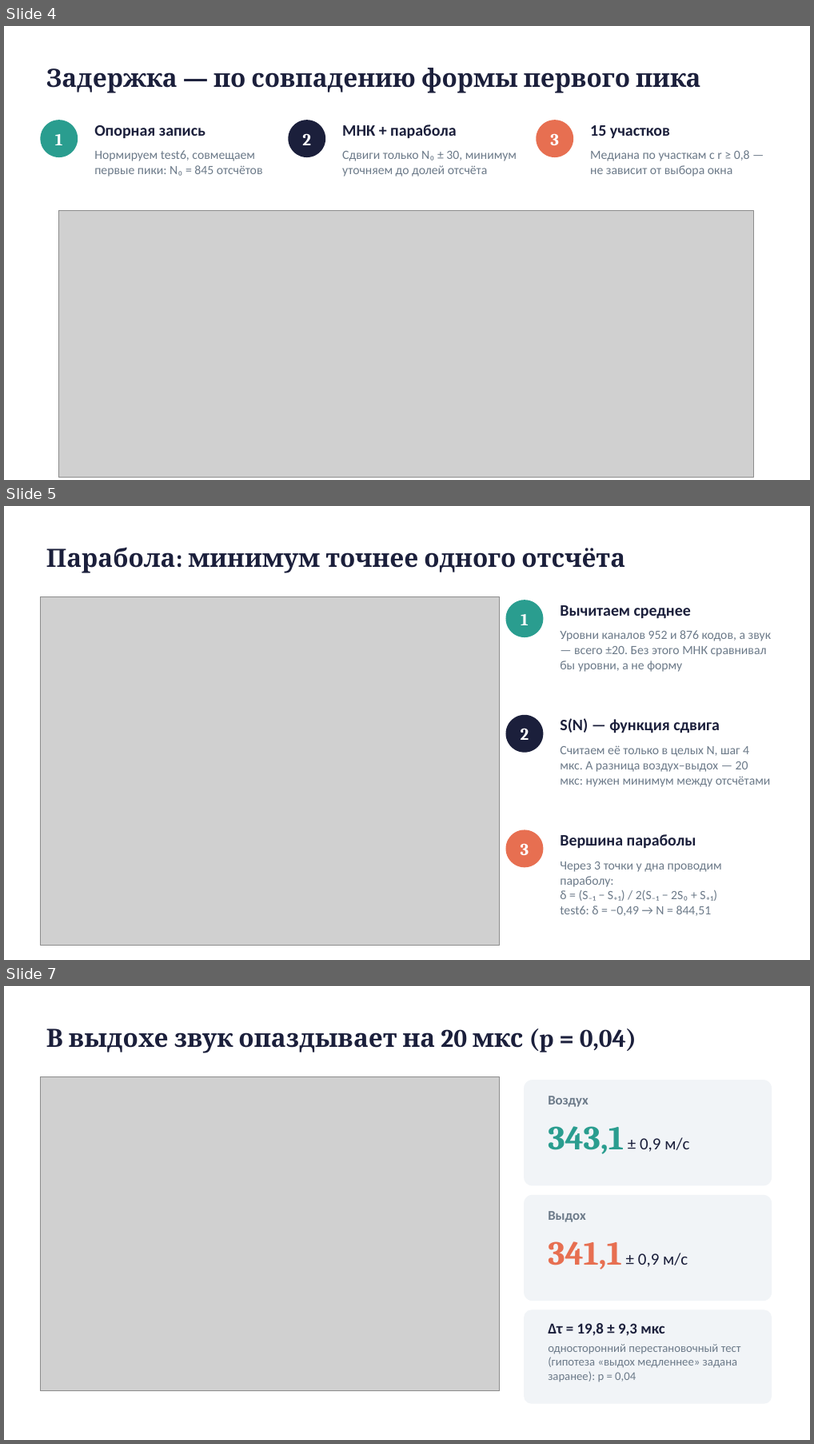
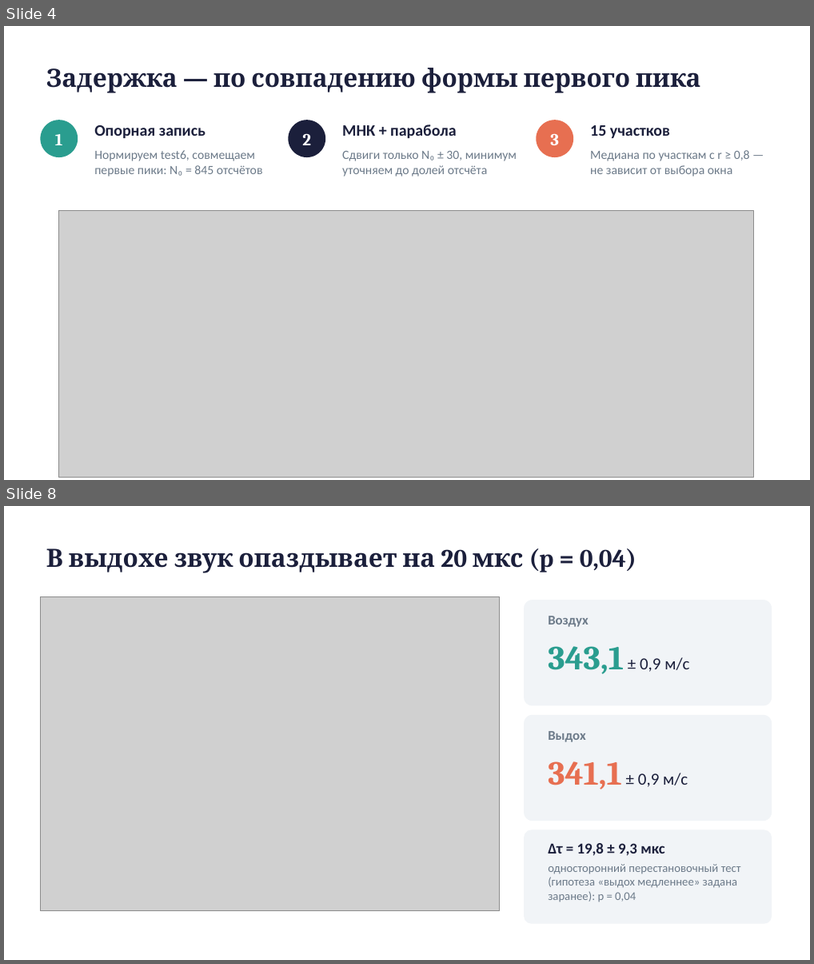
Before and after one commit to Zemiiil/sound-velocity, a slide deck: sound/report/sound-presentation.pptx. Shown one above the other, each under a label of ours: slides 4, 5 and 7 before the commit, slides 4 and 8 after it; the slides between them are not shown. The pictures are 814x1444 and 814x964 pixels, drawn with LibreOffice and Linux fonts; fonts in the diff are those of the drawing; grey boxes stand for pictures. Boxes give left, top, right and bottom in pixels: in the first picture for what was removed or moved away, otherwise in the second. Text is boxed around its words. In the diff, an @@ line names an element or a change of style, - is before the commit and + after.

```diff
--- a/sound/report/sound-presentation.pptx
+++ b/sound/report/sound-presentation.pptx
@@ slide 5 removed at bbox=[4, 506, 810, 960], background #FFFFFF @@
@@ title removed at bbox=[46, 547, 626, 573] @@
-Парабола: минимум точнее одного отсчёта
@@ picture removed at bbox=[40, 596, 500, 944] @@
@@ ellipse removed at bbox=[506, 600, 544, 637] @@
-1
@@ text removed at bbox=[560, 605, 691, 619] @@
-Вычитаем среднее
@@ text removed at bbox=[560, 630, 772, 672] @@
-Уровни каналов 952 и 876 кодов, а звук — всего ±20. Без этого МНК сравнивал бы уровни, а не форму
@@ ellipse removed at bbox=[506, 715, 544, 752] @@
-2
@@ text removed at bbox=[560, 718, 720, 733] @@
-S(N) — функция сдвига
@@ text removed at bbox=[560, 745, 771, 787] @@
-Считаем её только в целых N, шаг 4 мкс. А разница воздух–выдох — 20 мкс: нужен минимум между отсчётами
@@ ellipse removed at bbox=[506, 830, 544, 867] @@
-3
@@ text removed at bbox=[560, 834, 697, 848] @@
-Вершина параболы
@@ text removed at bbox=[560, 861, 722, 916] @@
-Через 3 точки у дна проводим параболу:
-δ = (S₋₁ − S₊₁) / 2(S₋₁ − 2S₀ + S₊₁)
-test6: δ = −0,49 → N = 844,51
@@ what was slide 7 is now slide 8 @@
```
Also in this commit, not shown: 2 slides changed, 2 slides added, 1 other file.
